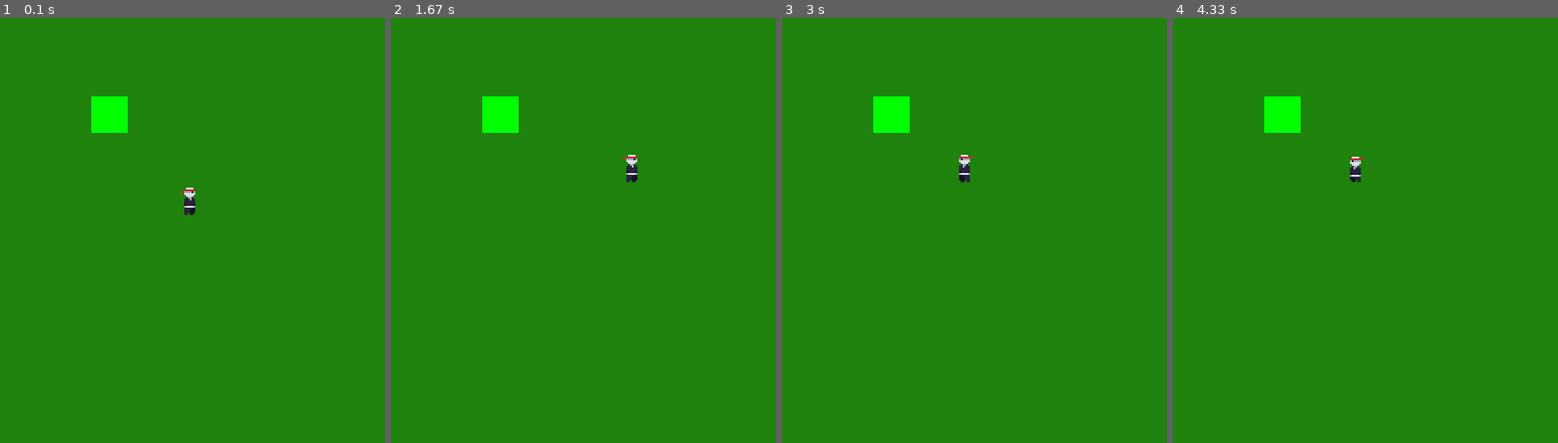
Above: before the commit, frames 1-4 (left to right).
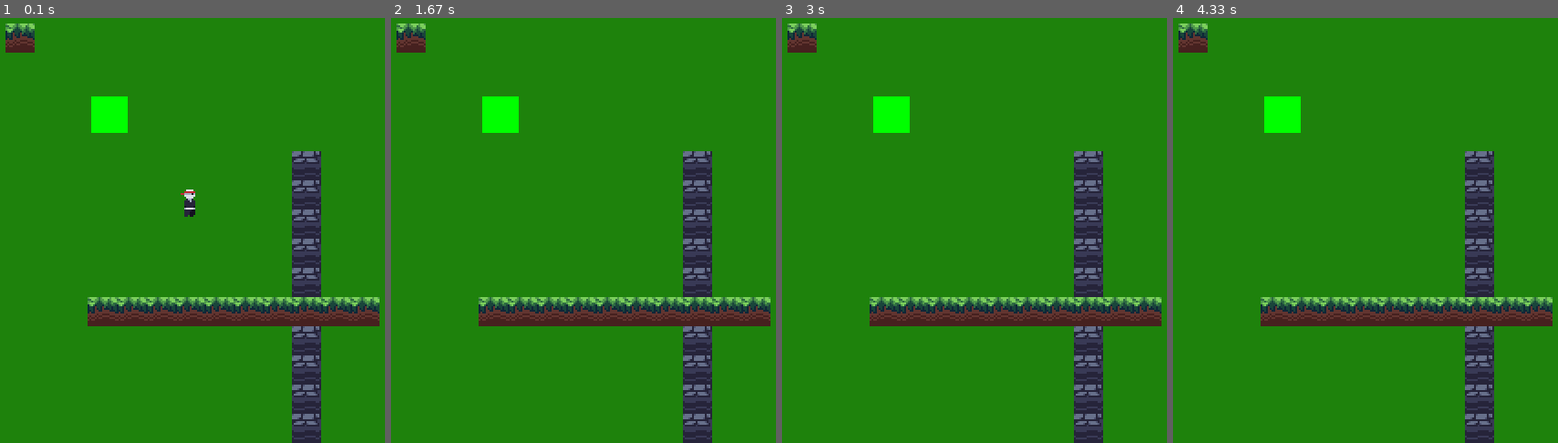
Above: after the commit, the same moments.

Repository: laziutaO/Pygame-updater
Game: pygame game, started from pygame_test/pygame_test.py
Two runs of this game, one before a commit and one after it. Both use one fixed random seed, a clock stepped at 60 frames per second and the inputs below.
Inputs:
- Up to frame 1 (0.1 s): no input
- Up to frame 2 (1.67 s): hold Right 0.33-0.8 s; hold Up 0.83-1.13 s
- Up to frame 3 (3 s): hold Left 1.67-2.2 s
- Up to frame 4 (4.33 s): no input

The runs differ from the first frame. In frame 1, 11% of the frame differs, in the area x 1-99%, y 1-100%; in frame 2, 11%; in frame 3, 11%; in frame 4, 11%.

Commit message:
added tilemap class

Diff:
--- a/pygame_test/classes/entities.py
+++ b/pygame_test/classes/entities.py
@@ -12,6 +12,7 @@
         self.anim_offset = (-3, -3)
         self.flip = False
         self.set_action('idle')
+        self.velocity = [0, 0]
 
     def set_action(self, action):
         if action != self.action:
@@ -25,6 +26,8 @@
 
         self.pos[0] += frame_movement[0]
         self.pos[1] += frame_movement[1]
+
+        self.gravity()
 
         if movement[0] > 0:
             self.flip = False
@@ -40,6 +43,9 @@
             surf.blit(pygame.transform.flip(self.animation.anim_image(), self.flip, False), (self.pos[0] - offset[0] + self.anim_offset[0], self.pos[1] - offset[1] + self.anim_offset[1]))
         #surf.blit(self.game.assets['player'], self.pos)
 
+    def gravity(self):
+        self.velocity[1] = min(5, self.velocity[1] + 0.1)
+
 class Player(PhysicsEntity):
     def __init__(self, game, pos, size):
         super().__init__(game, 'player', pos, size)
--- a/pygame_test/pygame_test.py
+++ b/pygame_test/pygame_test.py
@@ -9,6 +9,7 @@
 sys.path.insert(1, MODULE_PATH)
 from colliders.collisions import *
 from animation.animations import *
+from tilemaps.tilemap import *
 
 BASE_IMG_PATH = 'test-data/images/'
 
@@ -29,11 +30,13 @@
         self.movement_hor = [False, False]
         self.movement_ver = [False, False]
         self.assets = {
+            'grass': load_images(BASE_IMG_PATH + 'tiles/grass'),
+            'stone': load_images(BASE_IMG_PATH + 'tiles/stone'),
             'player': load_image( BASE_IMG_PATH + 'entities/player.png'),
             'player/idle': Animation(load_images(BASE_IMG_PATH + 'entities/player/idle'), 2),
             'player/run': Animation(load_images(BASE_IMG_PATH + 'entities/player/run'), 5),
         }
-        print(self.assets)
+        self.tilemap = Tilemap(self, 16, 1)
         self.position = [100, 100]
 
         self.player = Player(self, (100, 100), (15, 25))
@@ -46,7 +49,7 @@
         while True:
             self.display.fill((30, 130, 12))
             self.player.update((self.movement_hor[1] - self.movement_hor[0], self.movement_ver[1] - self.movement_ver[0]))
-
+            self.tilemap.render(self.display)
             self.player.render(self.display)
 
             player_rect = pygame.Rect(*self.player.pos, *self.player.size)
--- a/pygame_updater/animation/animations.py
+++ b/pygame_updater/animation/animations.py
@@ -88,5 +88,8 @@
     def is_backwards(self):
         return self.__backwards
 
+    def is_running(self):
+        return not self.__done and not self.__pause
+
     def get_frame(self):
         return self.__frame
--- /dev/null
+++ b/pygame_updater/tilemaps/tilemap.py
@@ -0,0 +1,20 @@
+class Tilemap:
+    def __init__(self, game, tile_size = 16, scale = 1):
+        self.__tile_size = tile_size
+        self.__tilemap = {}
+        self.__scale = scale
+        self.__tile_size = tile_size
+        self.game = game
+        self._offgrid_tiles = [{'type' : 'grass', 'pos' : (3, 10), 'variant': 1}]
+
+        for i in range(10):
+            self.__tilemap[str(3 + i) + ';10'] = {'type' : 'grass', 'pos' : (3 + i, 10), 'variant': 1}
+            self.__tilemap['10;' + str(5 + i)] = {'type' : 'stone', 'pos' : (10, 5 + i), 'variant': 1}
+
+    def render(self, surf, offset = (0,0)):
+        for tile in self._offgrid_tiles:
+            surf.blit(self.game.assets[tile['type']][tile['variant']], tile['pos'])
+
+        for loc in self.__tilemap:
+            tile = self.__tilemap[loc]
+            surf.blit(self.game.assets[tile['type']][tile['variant']], (tile['pos'][0] * self.__tile_size, tile['pos'][1] * self.__tile_size))
